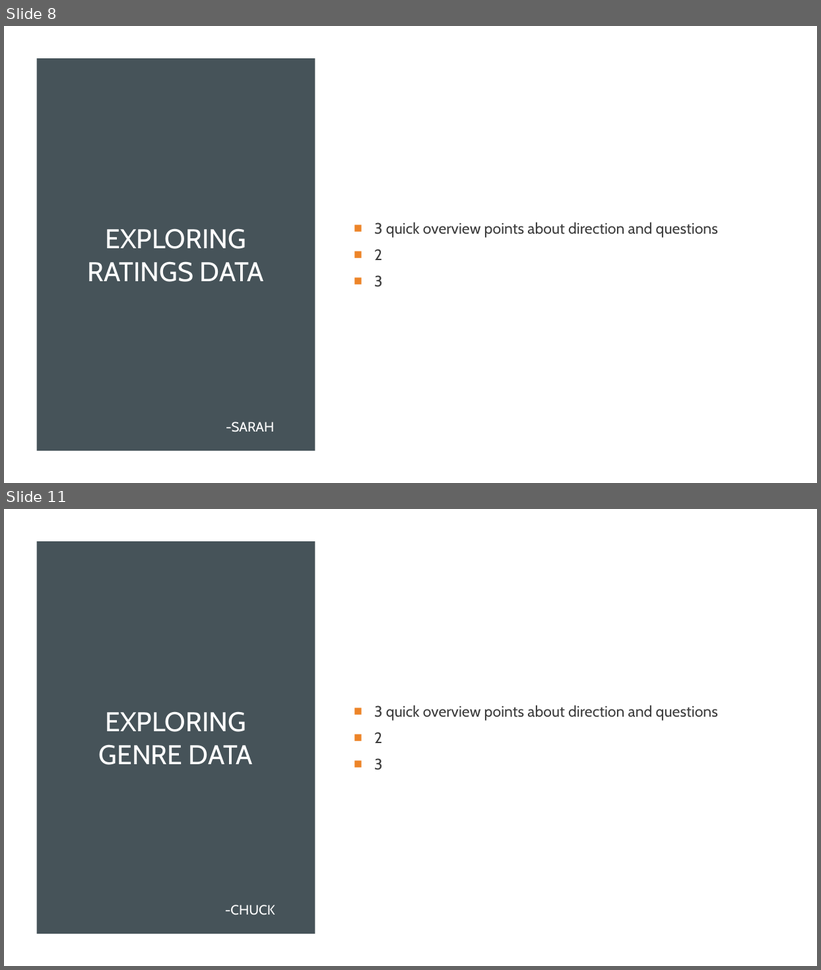
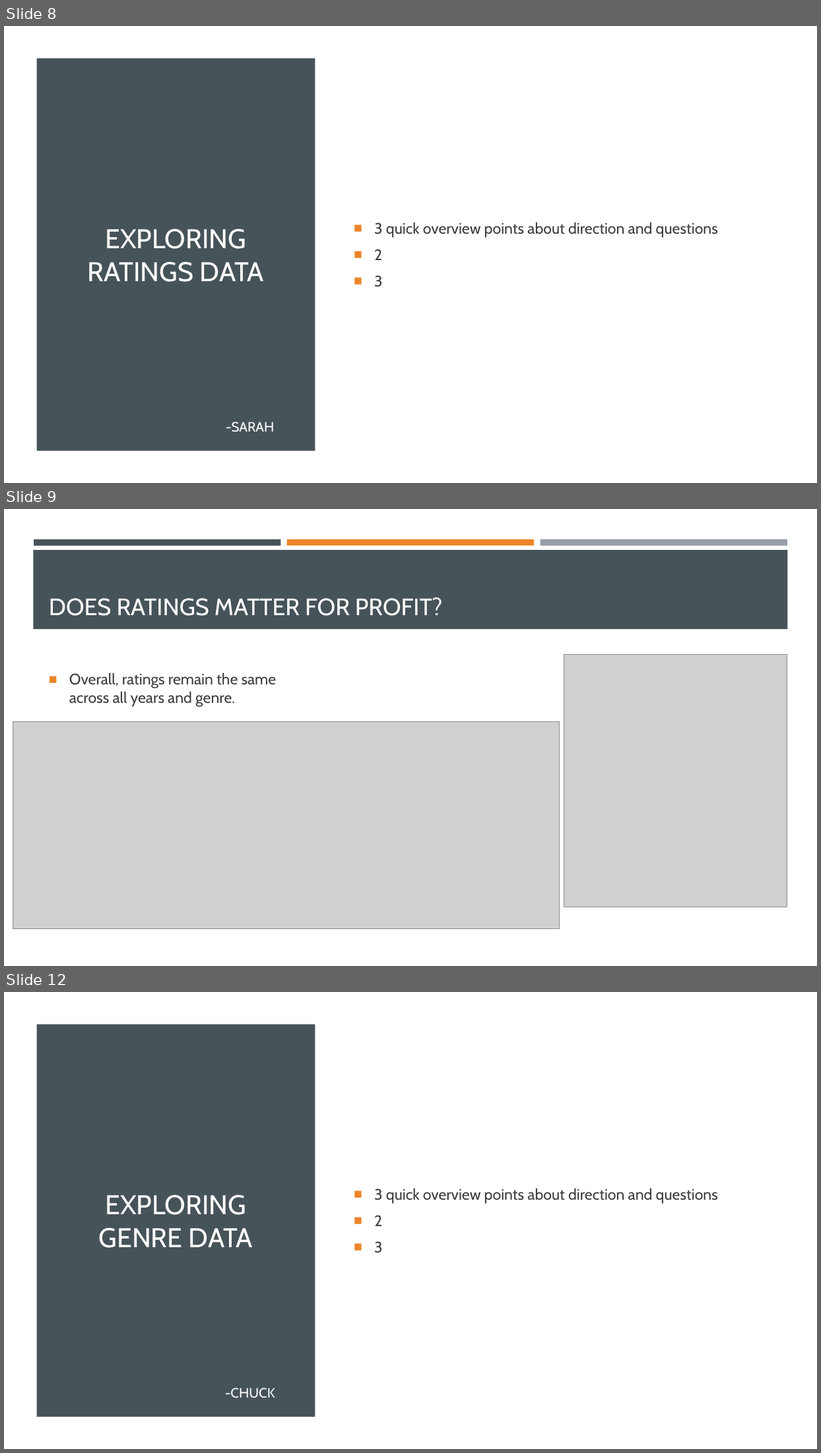
Before and after one commit to Robotrousers/Group1Proj1, a slide deck: MoMoviesPrez.pptx. Shown one above the other, each under a label of ours: slides 8 and 11 before the commit, slides 8, 9 and 12 after it; the slides between them are not shown. The pictures are 821x970 and 821x1453 pixels, drawn with LibreOffice and Linux fonts; fonts in the diff are those of the drawing; grey boxes stand for pictures. Boxes give left, top, right and bottom in pixels: in the first picture for what was removed or moved away, otherwise in the second. Text is boxed around its words. In the diff, an @@ line names an element or a change of style, - is before the commit and + after.

```diff
--- a/MoMoviesPrez.pptx
+++ b/MoMoviesPrez.pptx
@@ slide 9 added at [4, 509, 817, 966], background #FFFFFF @@
@@ rectangle added at [34, 539, 281, 545], fill #465359 @@
@@ rectangle added at [287, 539, 534, 545], fill #ED8428 @@
@@ rectangle added at [540, 539, 787, 546], fill #969FA7 @@
@@ rectangle added at [33, 550, 788, 629], fill #465359 @@
@@ title added at [49, 597, 443, 616], 28 pt, text #FFFFFF @@
+DOES RATINGS MATTER FOR PROFIT?
@@ picture added at [564, 654, 788, 908] @@
@@ text added at [69, 673, 277, 707], 18 pt, text #3D3D3D @@
+■ Overall, ratings remain the same across all years and genre.
@@ picture added at [13, 722, 560, 929] @@
@@ what was slide 11 is now slide 12 @@
```
Also in this commit, not shown: 2 other slides added, 2 slides removed, 2 other files.
